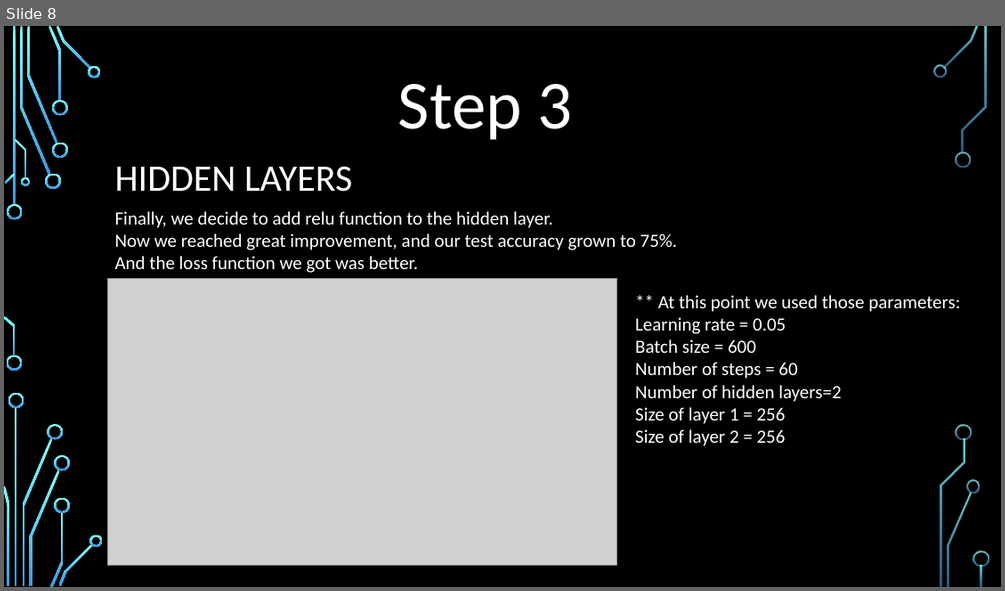
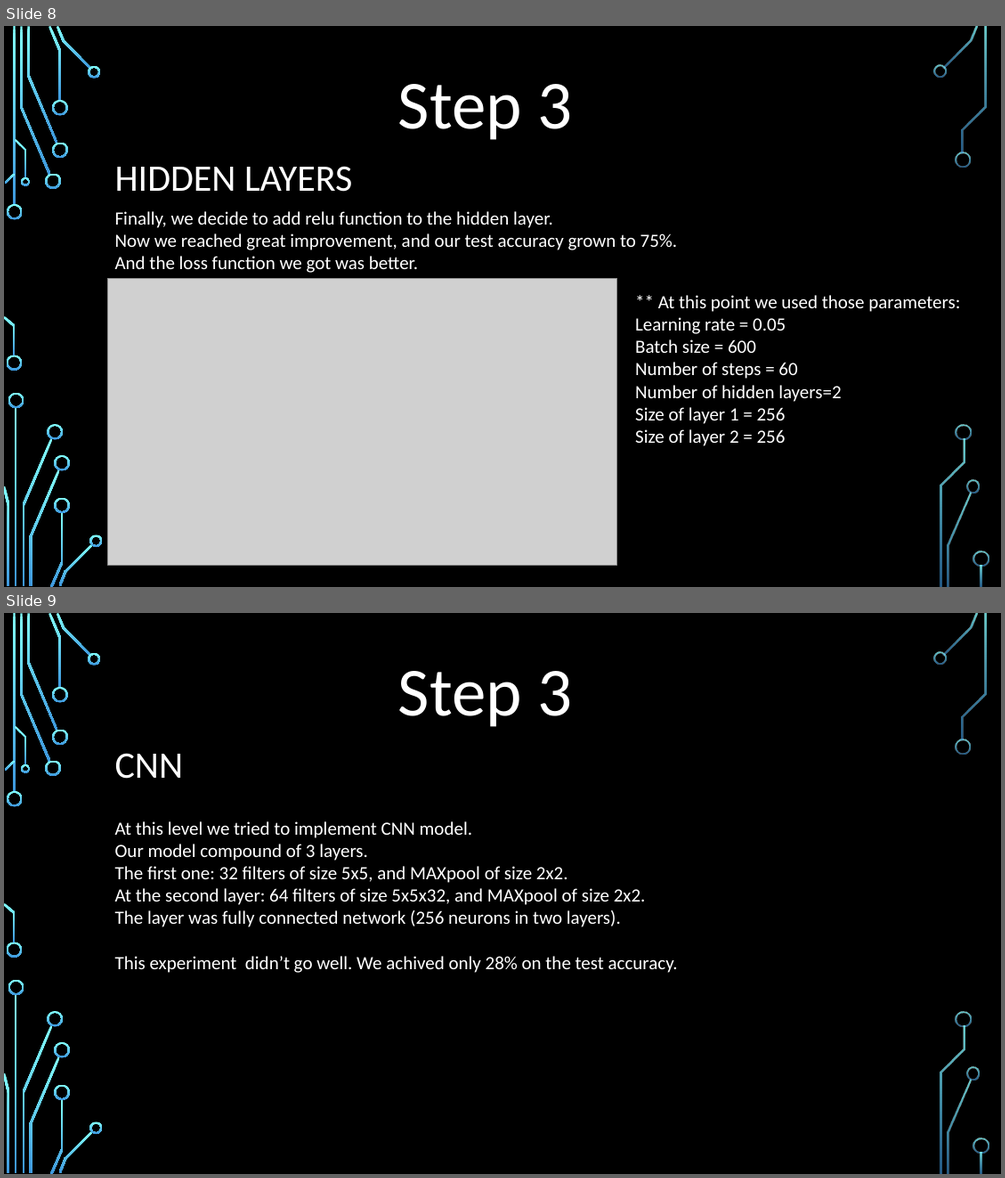
Before and after one commit to SamuelBismuth/Voice_Recognition, a slide deck: voice recognition-presentaion.pptx. Shown one above the other, each under a label of ours: slide 8 before the commit, slides 8 and 9 after it. The pictures are 1005x591 and 1005x1178 pixels, drawn with LibreOffice and Linux fonts; fonts in the diff are those of the drawing; grey boxes stand for pictures; background and template pictures are left out. Boxes give left, top, right and bottom in pixels: in the first picture for what was removed or moved away, otherwise in the second. Text is boxed around its words. In the diff, an @@ line names an element or a change of style, - is before the commit and + after.

Commit message:
update presentation

```diff
--- a/voice recognition-presentaion.pptx
+++ b/voice recognition-presentaion.pptx
@@ slide 9 added at [4,613,1001,1174], background picture (left out); not listed: 36 template elements that a slide beside it also shows @@
@@ text added at [398,671,572,727], 66 pt, text #FFFFFF @@
+Step 3
@@ text added at [115,753,184,779], 36 pt, text #FFFFFF @@
+CNN
@@ text added at [115,821,678,973], 18 pt, text #FFFFFF @@
+At this level we tried to implement CNN model.
+Our model compound of 3 layers.
+The first one: 32 filters of size 5x5, and MAXpool of size 2x2.
+At the second layer: 64 filters of size 5x5x32, and MAXpool of size 2x2.
+The layer was fully connected network (256 neurons in two layers).
+This experiment didn’t go well. We achived only 28% on the test accuracy.
```
Also in this commit, not shown: 1 slide removed.
